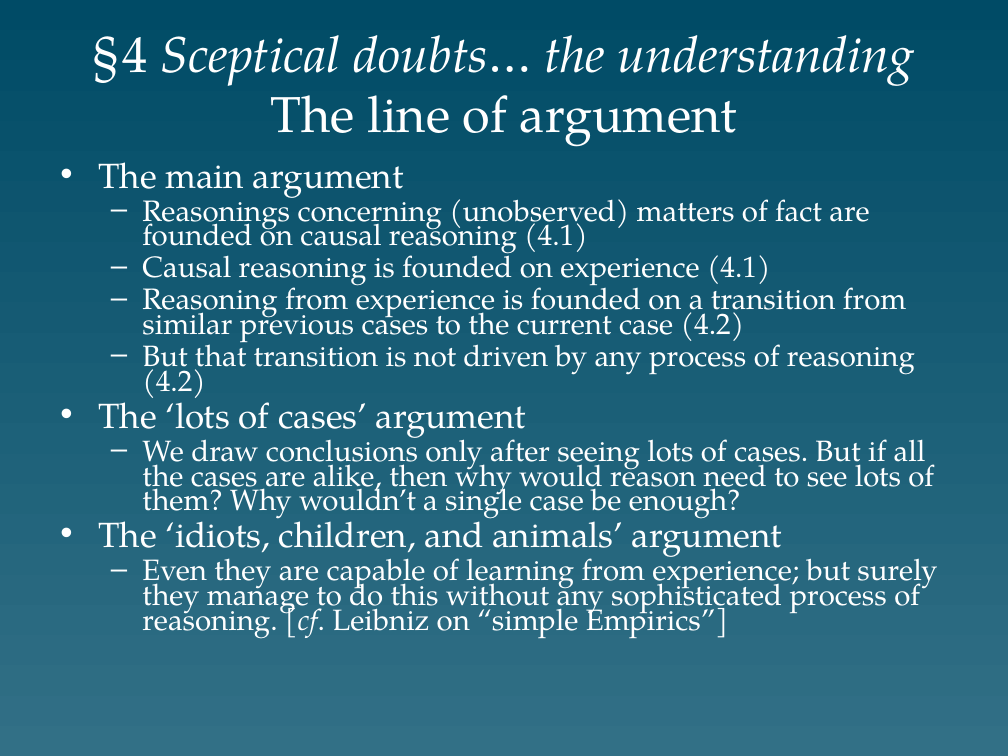
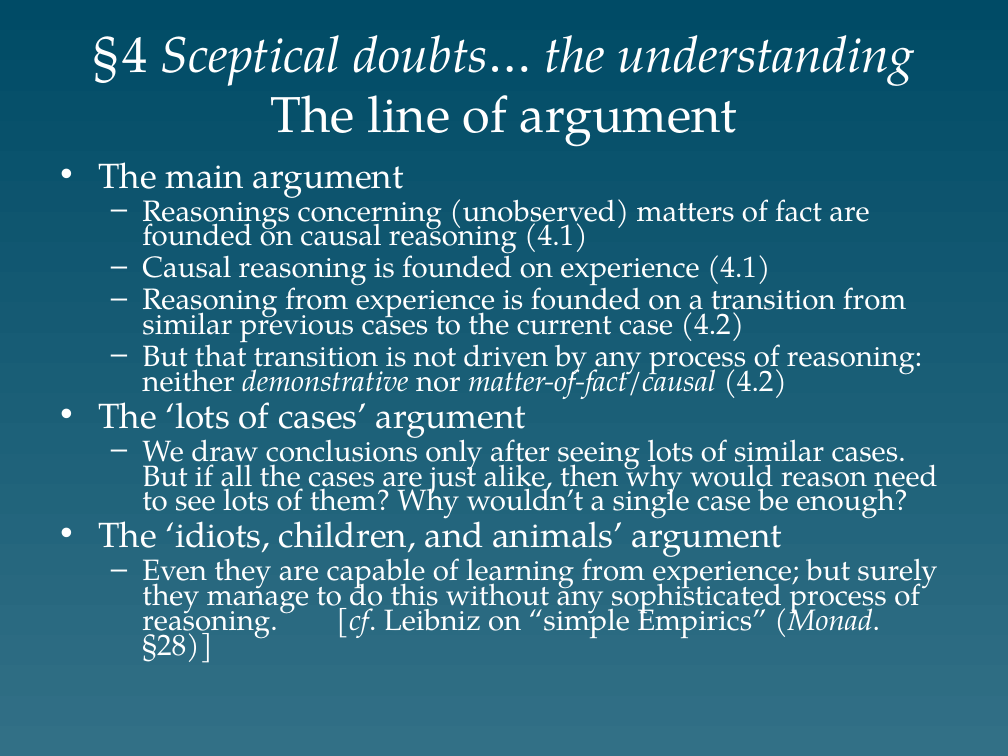
Before and after one commit to colemitchell/colemitchell.github.io, a slide deck: slide 23 of PHIL2220/PHIL2220-Spr2025/Hume.ppt. Drawn at 1008x756 pixels with LibreOffice and Linux fonts; fonts in the diff are those of the drawing. Boxes give left, top, right and bottom in pixels: in the first picture for what was removed or moved away, otherwise in the second. Text is boxed around its words. In the diff, an @@ line names an element or a change of style, - is before the commit and + after.

```diff
--- a/PHIL2220/PHIL2220-Spr2025/Hume.ppt
+++ b/PHIL2220/PHIL2220-Spr2025/Hume.ppt
@@ text at [142, 335, 922, 403]: text changed @@
-  – But that transition is not driven by any process of reasoning (4.2)
+  – But that transition is not driven by any process of reasoning: neither demonstrative nor matter-of-fact/causal (4.2)
@@ text at [142, 430, 937, 522]: text changed @@
-  – We draw conclusions only after seeing lots of cases. But if all the cases are alike, then why would reason need to see lots of them? Why wouldn’t a single case be enough?
+  – We draw conclusions only after seeing lots of similar cases. But if all the cases are just alike, then why would reason need to see lots of them? Why wouldn’t a single case be enough?
@@ text at [142, 549, 937, 663]: text changed @@
-  – Even they are capable of learning from experience; but surely they manage to do this without any sophisticated process of reasoning. [cf. Leibniz on “simple Empirics”]
+  – Even they are capable of learning from experience; but surely they manage to do this without any sophisticated process of reasoning. [cf. Leibniz on “simple Empirics” (Monad. §28)]
```
Also in this commit, not shown: 7 other files.
